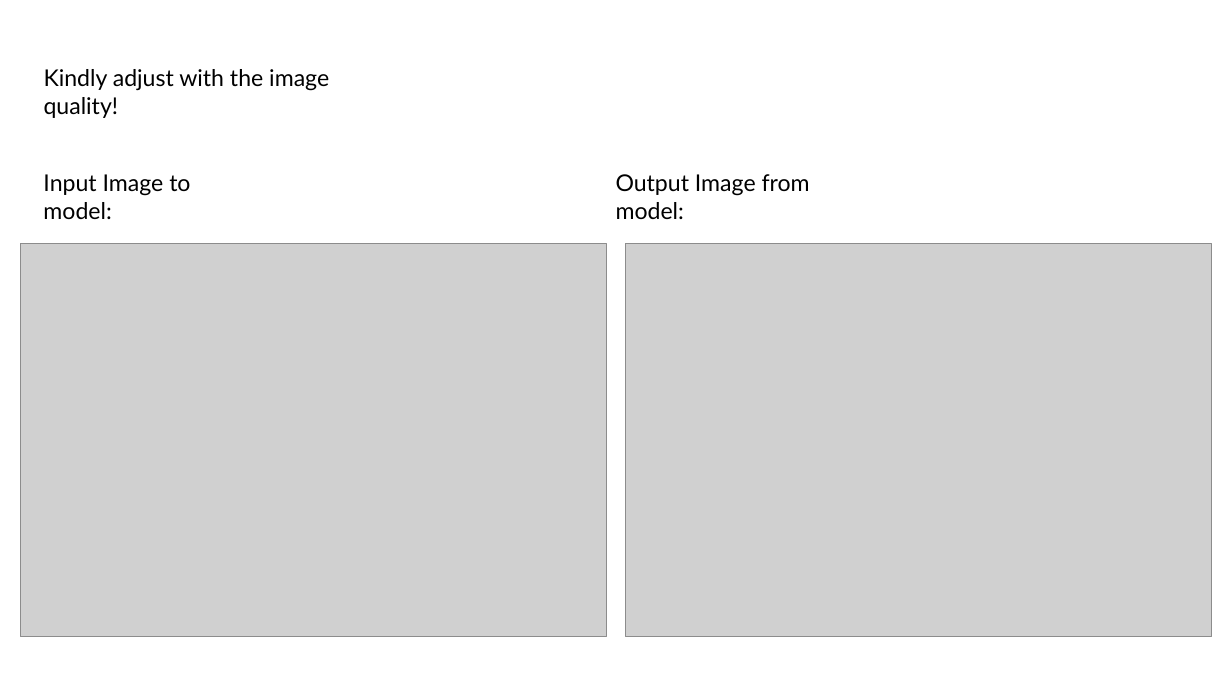
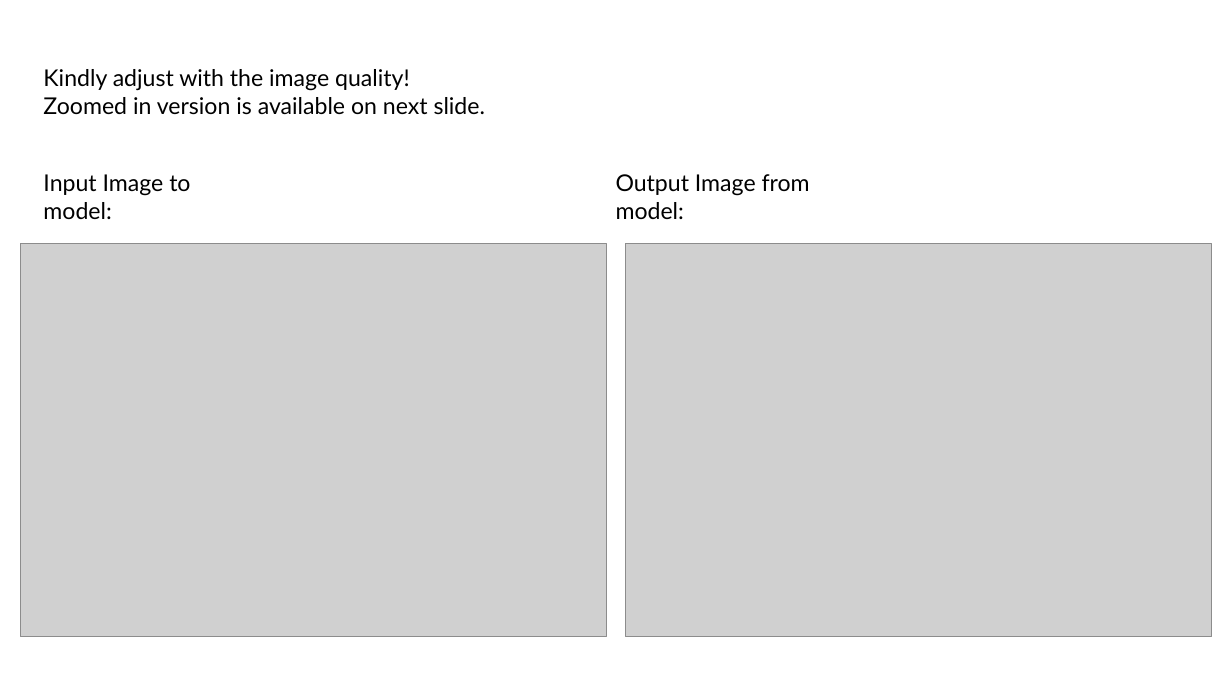
Before and after one commit to Tech4-Good/Step01_Learning, a slide deck: slide 7 of 04_ComputerVision/01_POC_Hexagon_AI_PID/AI for PDF extraction.pptx. Drawn at 1232x693 pixels with LibreOffice and Linux fonts; fonts in the diff are those of the drawing; grey boxes stand for pictures; background and template pictures are left out. Boxes give left, top, right and bottom in pixels: in the first picture for what was removed or moved away, otherwise in the second. Text is boxed around its words. In the diff, an @@ line names an element or a change of style, - is before the commit and + after.

```diff
--- a/04_ComputerVision/01_POC_Hexagon_AI_PID/AI for PDF extraction.pptx
+++ b/04_ComputerVision/01_POC_Hexagon_AI_PID/AI for PDF extraction.pptx
@@ text at box(43, 97, 486, 115): paragraph added @@
+Zoomed in version is available on next slide.
```
Also in this commit, not shown: 8 other slides changed, 2 slides added, 1 slide removed, 15 other files.
